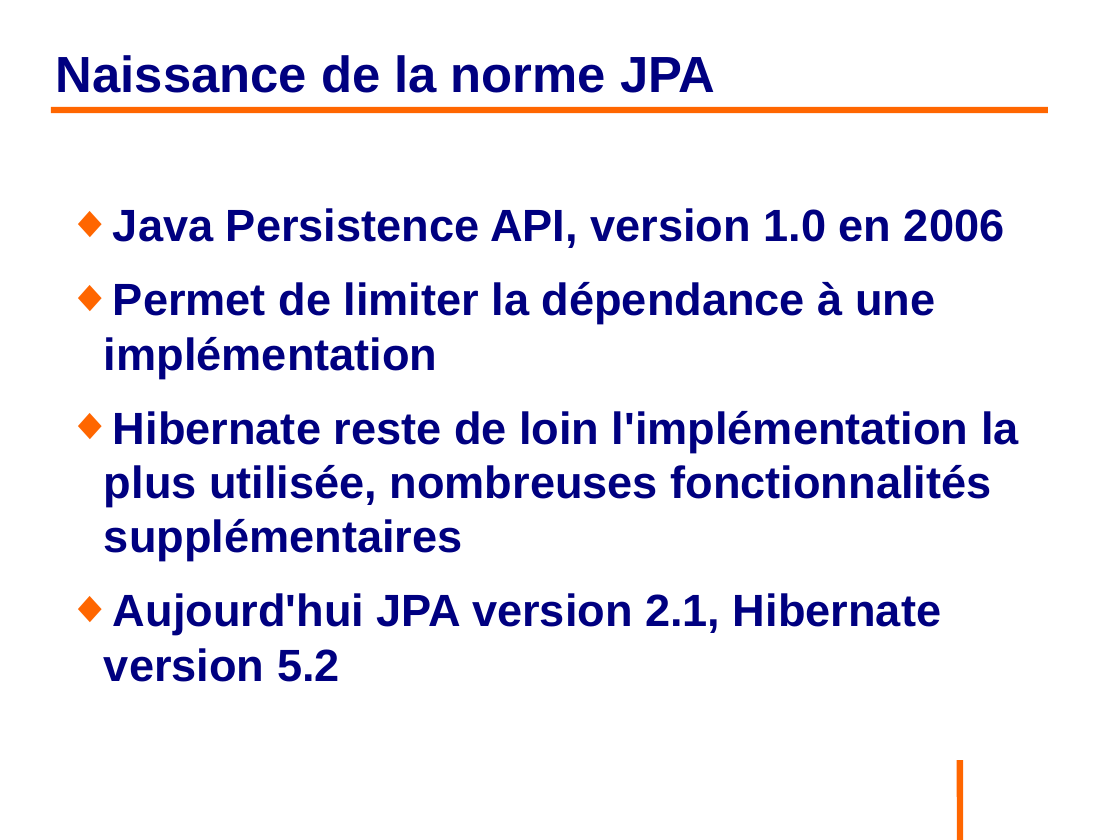
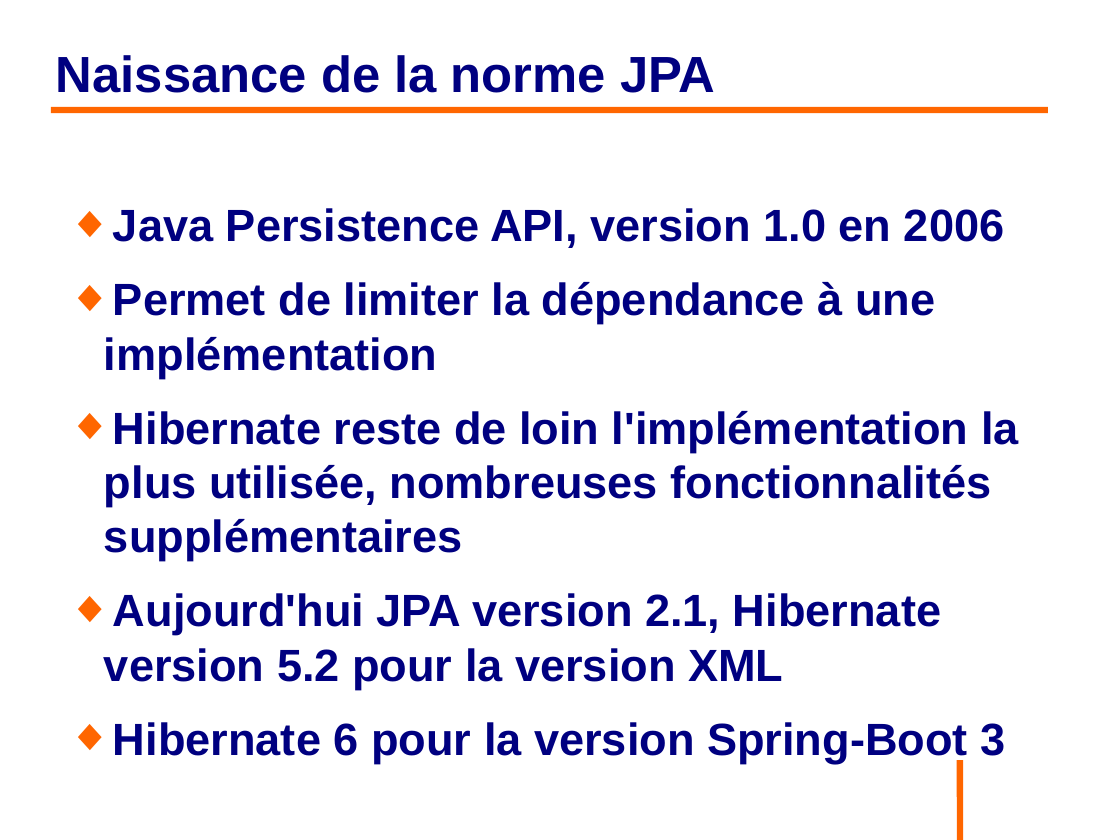
Before and after one commit to philphils/formation-hibernate-basique, a slide deck: slide 12 of Documentation/diapo_formation_hibernate.odp. Drawn at 1120x840 pixels with LibreOffice and Linux fonts; fonts in the diff are those of the drawing; background and template pictures are left out. Boxes give left, top, right and bottom in pixels: in the first picture for what was removed or moved away, otherwise in the second. Text is boxed around its words. In the diff, an @@ line names an element or a change of style, - is before the commit and + after.

```diff
--- a/Documentation/diapo_formation_hibernate.odp
+++ b/Documentation/diapo_formation_hibernate.odp
@@ text at [104,593,1005,763]: text changed @@
-◆ Aujourd'hui JPA version 2.1, Hibernate version 5.2
+◆ Aujourd'hui JPA version 2.1, Hibernate version 5.2 pour la version XML
+◆ Hibernate 6 pour la version Spring-Boot 3
```
Also in this commit, not shown: 4 other slides changed.
